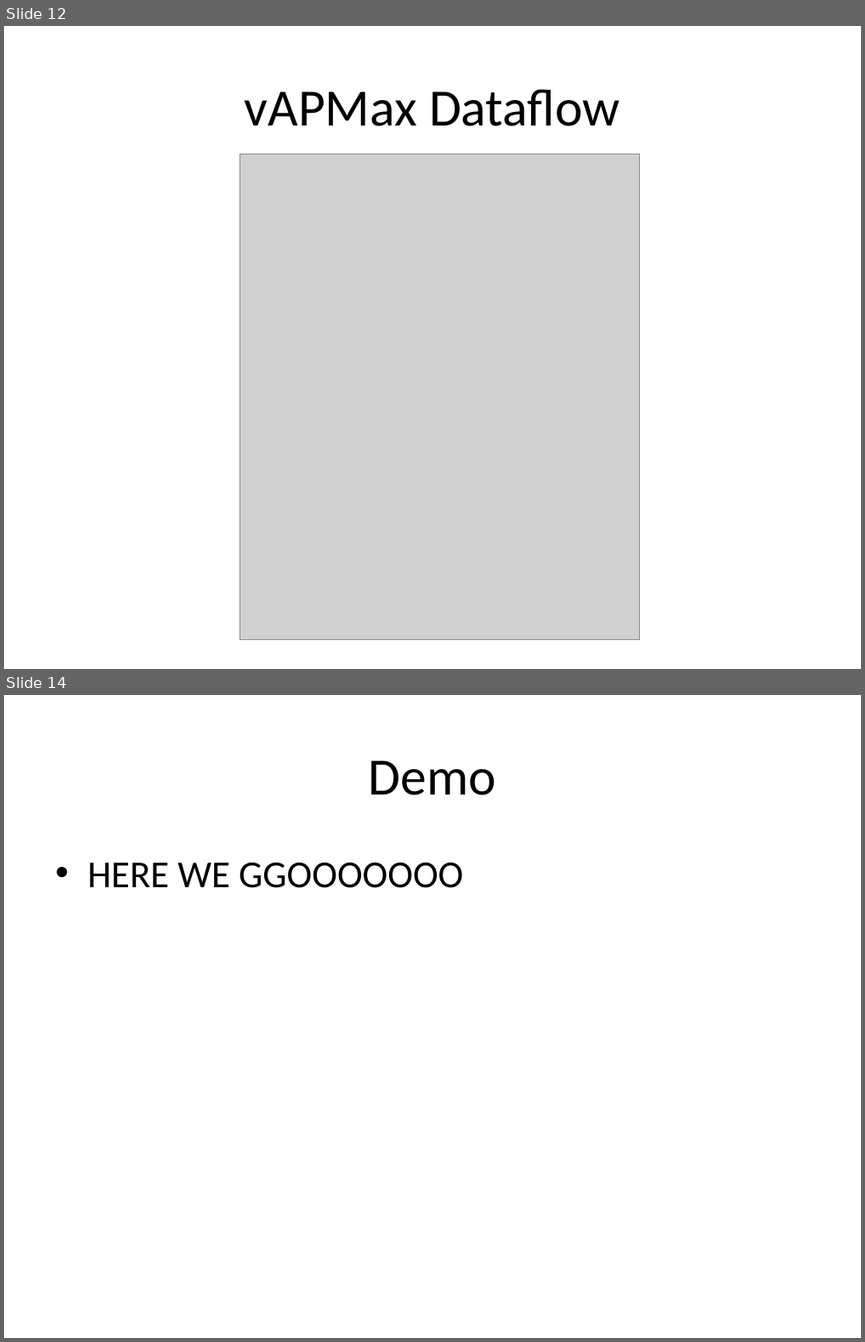
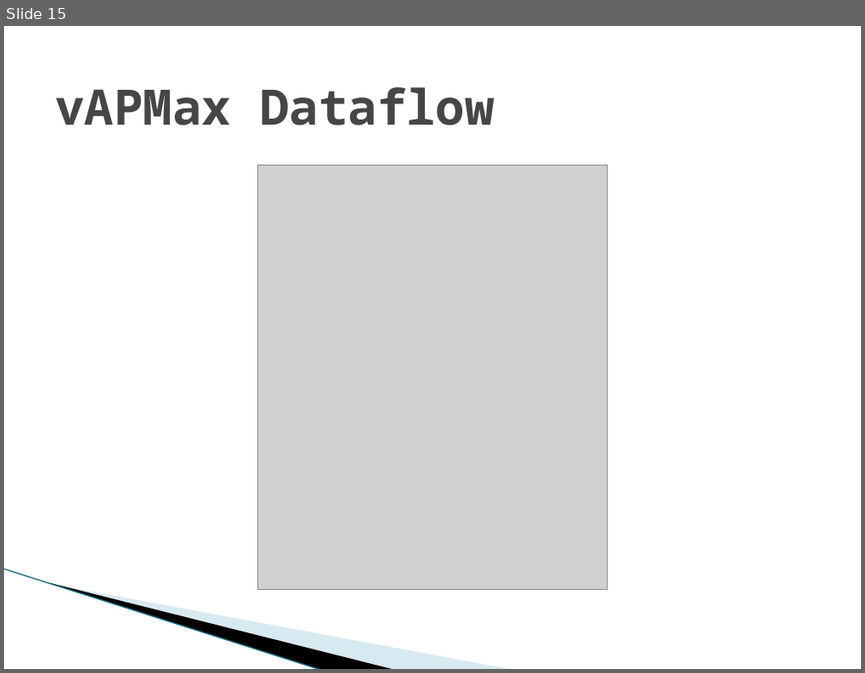
Before and after one commit to SDSMT-CSC/STBMF, a slide deck: docs/srDesign_ClientPresentation2.pptx. Shown one above the other, each under a label of ours: slides 12 and 14 before the commit, slide 15 after it; the slides between them are not shown. The pictures are 865x1342 and 865x673 pixels, drawn with LibreOffice and Linux fonts; fonts in the diff are those of the drawing; grey boxes stand for pictures; background and template pictures are left out. Boxes give left, top, right and bottom in pixels: in the first picture for what was removed or moved away, otherwise in the second. Text is boxed around its words. In the diff, an @@ line names an element or a change of style, - is before the commit and + after.

Commit message:
Updated slides to final format

```diff
--- a/docs/srDesign_ClientPresentation2.pptx
+++ b/docs/srDesign_ClientPresentation2.pptx
@@ slide 14 removed at [4, 695, 861, 1338], background #FFFFFF @@
@@ title removed at [369, 760, 496, 795] @@
-Demo
@@ text removed at [87, 862, 463, 888] @@
-• HERE WE GGOOOOOOO
@@ what was slide 12 is now slide 15 @@
@@ slide 15 changed as well @@
@@ title "vAPMax Dataflow" at [55, 87, 494, 125]: size 44 to 41 pt, font Calibri to Noto Sans Mono, text colour #000000 to #464646, bold on; alignment centre to left @@
@@ picture: place and size @@
-picture at [239, 154, 640, 640]
+picture at [257, 165, 607, 589]
@@ line added from (4, 568) to (322, 669), #97C5D8 0.95 pt @@
@@ freeform shape added at [49, 582, 396, 669], fill #000000 @@
@@ freeform shape added at [51, 583, 514, 669], fill #A0CBDC at 40% opacity @@
```
Also in this commit, not shown: 14 other slides changed, 5 slides added.
